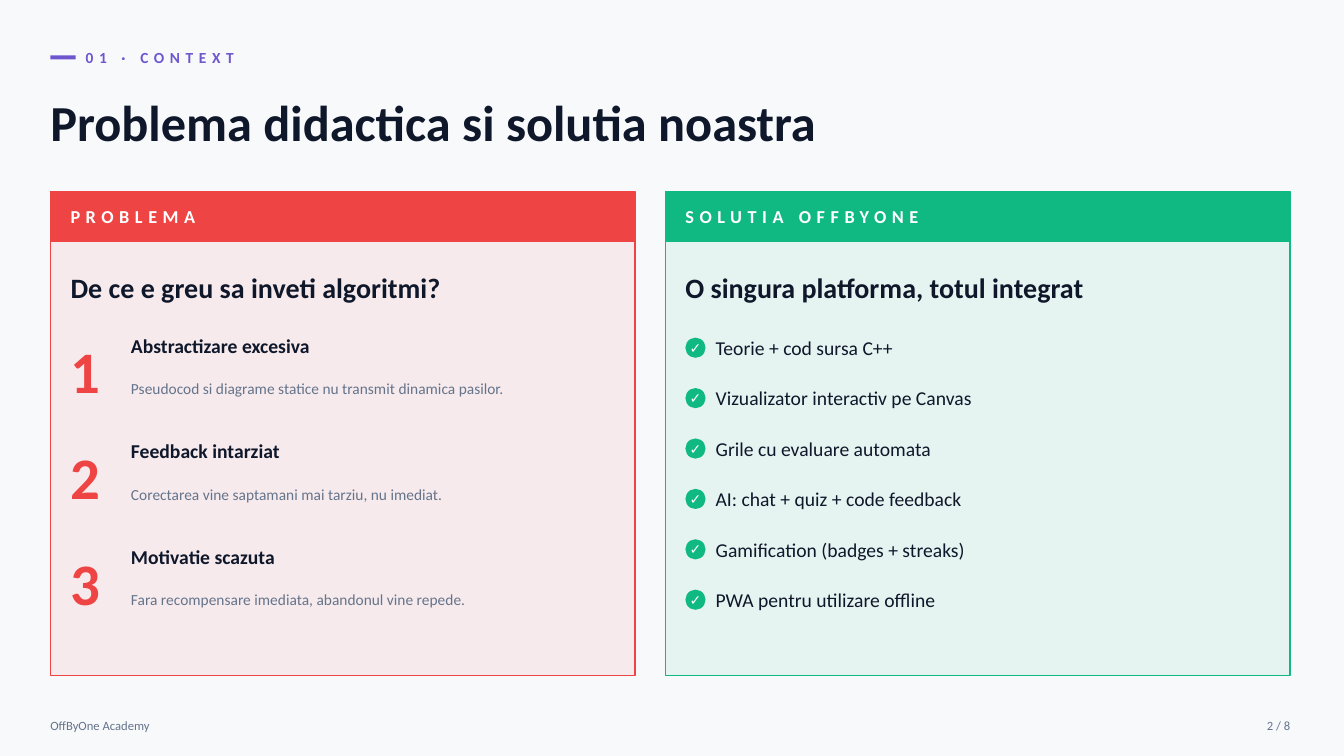
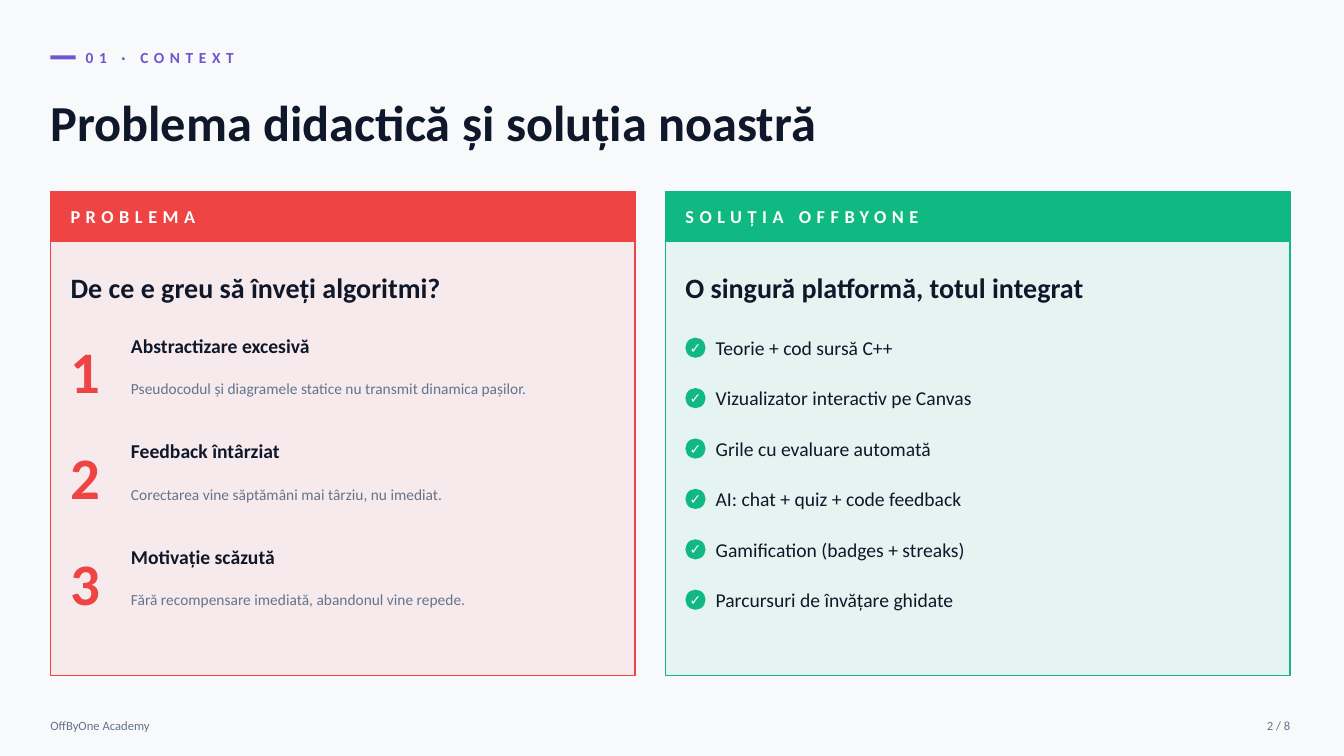
Before and after one commit to Sulf223/SImp, a slide deck: slide 2 of Prezentare_OffByOne_Scurta.pptx. Drawn at 1344x756 pixels with LibreOffice and Linux fonts; fonts in the diff are those of the drawing. Boxes give left, top, right and bottom in pixels: in the first picture for what was removed or moved away, otherwise in the second. Text is boxed around its words. In the diff, an @@ line names an element or a change of style, - is before the commit and + after.

```diff
--- a/Prezentare_OffByOne_Scurta.pptx
+++ b/Prezentare_OffByOne_Scurta.pptx
@@ text at bbox=[50, 105, 816, 151]: text changed @@
-Problema didactica si solutia noastra
+Problema didactică și soluția noastră
@@ text at bbox=[685, 211, 918, 227]: text changed @@
-SOLUTIA OFFBYONE
+SOLUȚIA OFFBYONE
@@ text at bbox=[71, 278, 440, 303]: text changed @@
-De ce e greu sa inveti algoritmi?
+De ce e greu să înveți algoritmi?
@@ text at bbox=[685, 278, 1083, 303]: text changed @@
-O singura platforma, totul integrat
+O singură platformă, totul integrat
@@ text at bbox=[131, 339, 310, 353]: text changed @@
-Abstractizare excesiva
+Abstractizare excesivă
@@ text at bbox=[716, 341, 893, 355]: text changed @@
-Teorie + cod sursa C++
+Teorie + cod sursă C++
@@ text at bbox=[131, 383, 526, 397]: text changed @@
-Pseudocod si diagrame statice nu transmit dinamica pasilor.
+Pseudocodul și diagramele statice nu transmit dinamica pașilor.
@@ text at bbox=[131, 444, 279, 458]: text changed @@
-Feedback intarziat
+Feedback întârziat
@@ text at bbox=[716, 442, 931, 456]: text changed @@
-Grile cu evaluare automata
+Grile cu evaluare automată
@@ text at bbox=[131, 489, 443, 503]: text changed @@
-Corectarea vine saptamani mai tarziu, nu imediat.
+Corectarea vine săptămâni mai târziu, nu imediat.
@@ text at bbox=[131, 550, 275, 568]: text changed @@
-Motivatie scazuta
+Motivație scăzută
@@ text at bbox=[131, 594, 465, 608]: text changed @@
-Fara recompensare imediata, abandonul vine repede.
+Fără recompensare imediată, abandonul vine repede.
@@ text at bbox=[716, 593, 954, 611]: text changed @@
-PWA pentru utilizare offline
+Parcursuri de învățare ghidate
```
Also in this commit, not shown: 5 other slides changed, 1 slide added, 2 slides removed, 20 other files.
